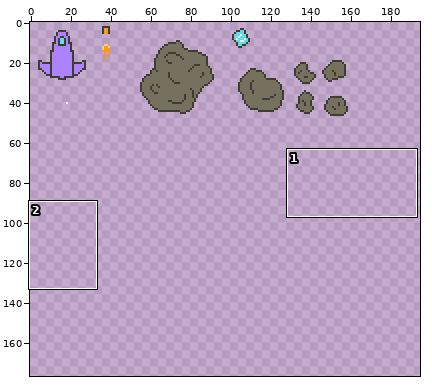
Edited in one commit: pixel-art file (src/LudumDare54/Assets/Content/Sprites/Items.aseprite). The picture above shows the old version from afar; the outline marks the close-up.
Close-up. Old version:
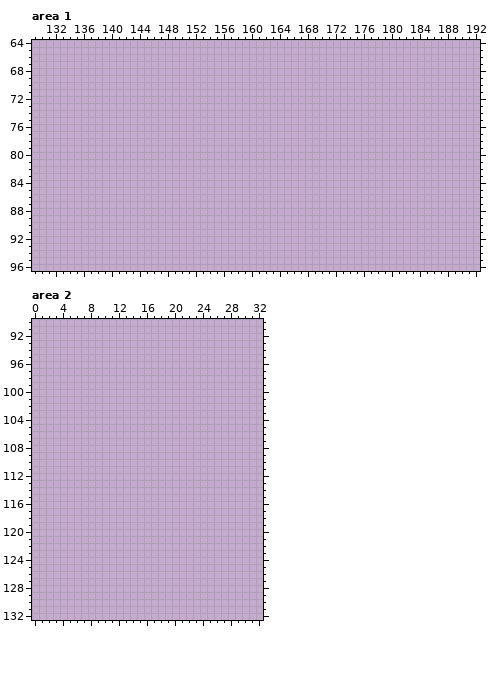
1024x1024 pixels, 1 frame. Shown: area 1: x 129..192, y 64..96; area 2: x 0..32, y 90..132. The wide view leaves out empty margins. The commit also changed other parts of the picture, which this record leaves out.
The result:
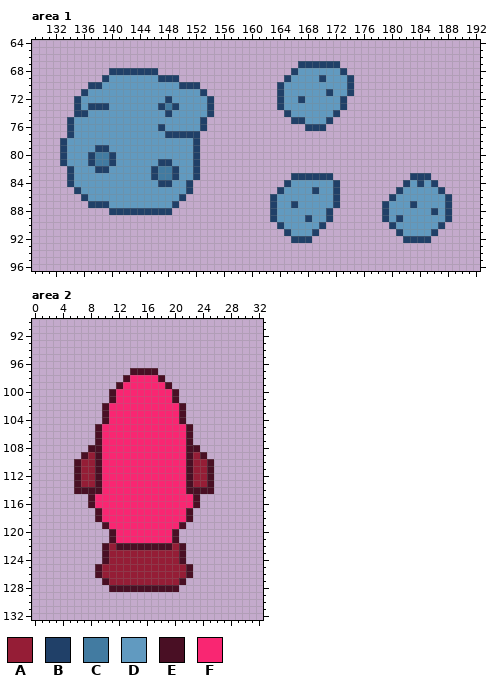
Palette (. is transparent): A #951d36  B #204068  C #427ba1  D #619ac0  E #490f24  F #f92672
The exact change:
layer "Flattened" added
Area 1, layer "Flattened":
y 67: x 167..172 ...... -> BBBBBB
y 68: x 140..146 ....... -> BBBBBBB; x 166..173 ........ -> BDDDDDDB
y 69: x 139..149 ........... -> BDDDDDDDBBB; x 165..174 .......... -> BDDDDBDDDB
y 70: x 137..152 ................ -> BBDDDDDDDDDDDBBB; x 164..174 ........... -> BDDDDDDDDDB
y 71: x 136..153 .................. -> BDDDDDDDDDDDDDDDDB; x 164..174 ........... -> BDDDDDDBDDB
y 72: x 135..154 .................... -> BDDDDDDDDDDDDBDDDDDB; x 164..173 .......... -> BDDBDDDDDB
y 73: x 135..154 .................... -> BDBBBDDDDDDDBCBDDDDB; x 164..173 .......... -> BDDDDDDDDB
y 74: x 135..154 .................... -> BBDDDDDDDDDDDBDDDDDB; x 165..172 ........ -> BDDDDDDB
y 75: x 134..153 .................... -> BDDDDDDDDDDDDDDDDDDB; x 166..171 ...... -> BBDDDB
y 76: x 134..153 .................... -> BDDDDDDDDDDDDBDDDDDB; x 168..170 ... -> BBB
y 77: x 134..152 ................... -> BDDDDDDDDDDDDDBBBBB
y 78: x 133..152 .................... -> BDDDDDDDDDDDDDDDDDDB
y 79: x 133..152 .................... -> BDDDDBBDDDDDDDDDDDDB
y 80: x 133..152 .................... -> BDDDBCCBDDDDDDDDDDDB
y 81: x 133..152 .................... -> BDDDBCCBDDDDDDBBDDDB
y 82: x 134..152 ................... -> BDDDBBDDDDDDBCCBDDB
y 83: x 134..152 ................... -> BDDDDDDDDDDDBCCBDDB; x 166..171 ...... -> BBBBBB; x 183..185 ... -> BBB
y 84: x 134..151 .................. -> BDDDDDDDDDDDDBBDDB; x 165..172 ........ -> BDDDDDDB; x 182..186 ..... -> BDBDB
y 85: x 135..151 ................. -> BDDDDDDDDDDDDDDDB; x 164..172 ......... -> BDDDDBDDB; x 181..187 ....... -> BDDDDDB
y 86: x 136..150 ............... -> BDDDDDDDDDDDDDB; x 163..172 .......... -> BDDDDDDDDB; x 180..188 ......... -> BDDDDDDDB
y 87: x 137..149 ............. -> BBBDDDDDDDDDB; x 163..172 .......... -> BDDBDDDDDB; x 179..188 .......... -> BDDDBDDDDB
y 88: x 140..148 ......... -> BBBBBBBBB; x 163..171 ......... -> BDDDDDDDB; x 179..188 .......... -> BDDDDDDBDB
y 89: x 163..171 ......... -> BDDDDBDDB; x 179..188 .......... -> BDBDDDDDDB
y 90: x 164..170 ....... -> BDDDDDB; x 180..187 ........ -> BDDDDDDB
y 91: x 165..169 ..... -> BDDDB; x 181..186 ...... -> BDDDDB
y 92: x 166..168 ... -> BBB; x 182..185 .... -> BBBB
Area 2, layer "Flattened":
y 97: x 14..17 .... -> EEEE
y 98: x 13..18 ...... -> EFFFFE
y 99: x 12..19 ........ -> EFFFFFFE
y 100..101: x 11..20 .......... -> EFFFFFFFFE
y 102..104: x 10..21 ............ -> EFFFFFFFFFFE
y 105..107: x 9..22 .............. -> EFFFFFFFFFFFFE
y 108: x 8..23 ................ -> EEFFFFFFFFFFFFEE
y 109: x 7..24 .................. -> EAEFFFFFFFFFFFFEAE
y 110..113: x 6..25 .................... -> EAAEFFFFFFFFFFFFEAAE
y 114: x 6..25 .................... -> EEEEFFFFFFFFFFFFEEEE
y 115..116: x 8..23 ................ -> EFFFFFFFFFFFFFFE
y 117..118: x 9..22 .............. -> EFFFFFFFFFFFFE
y 119: x 10..21 ............ -> EFFFFFFFFFFE
y 120..121: x 11..20 .......... -> EFFFFFFFFE
y 122: x 10..21 ............ -> EAEEEEEEEEAE
y 123..124: x 10..21 ............ -> EAAAAAAAAAAE
y 125..126: x 9..22 .............. -> EAAAAAAAAAAAAE
y 127: x 10..21 ............ -> EAAAAAAAAAAE
y 128: x 11..20 .......... -> EEEEEEEEEE
Boxes around the changes in both close-ups, in picture pixels (x1, y1, x2, y2):
added: (277, 61, 354, 131)
added: (60, 68, 214, 215)
added: (270, 173, 340, 243)
added: (382, 173, 452, 243)
added: (74, 368, 214, 592)
